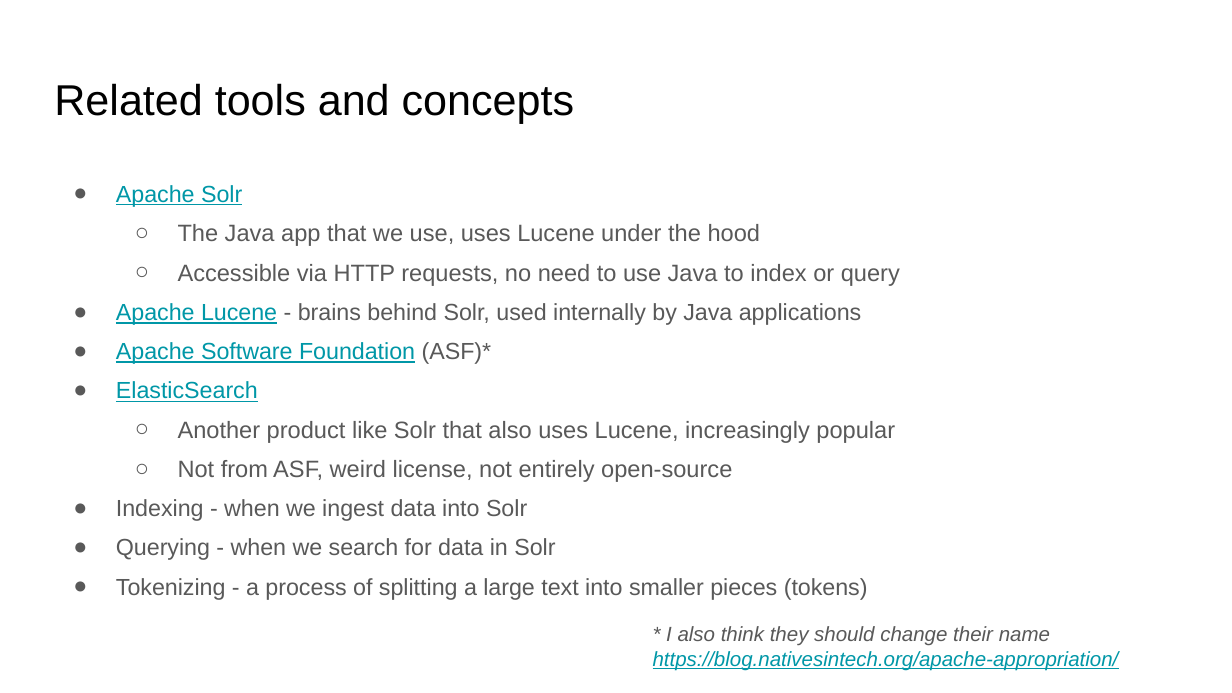
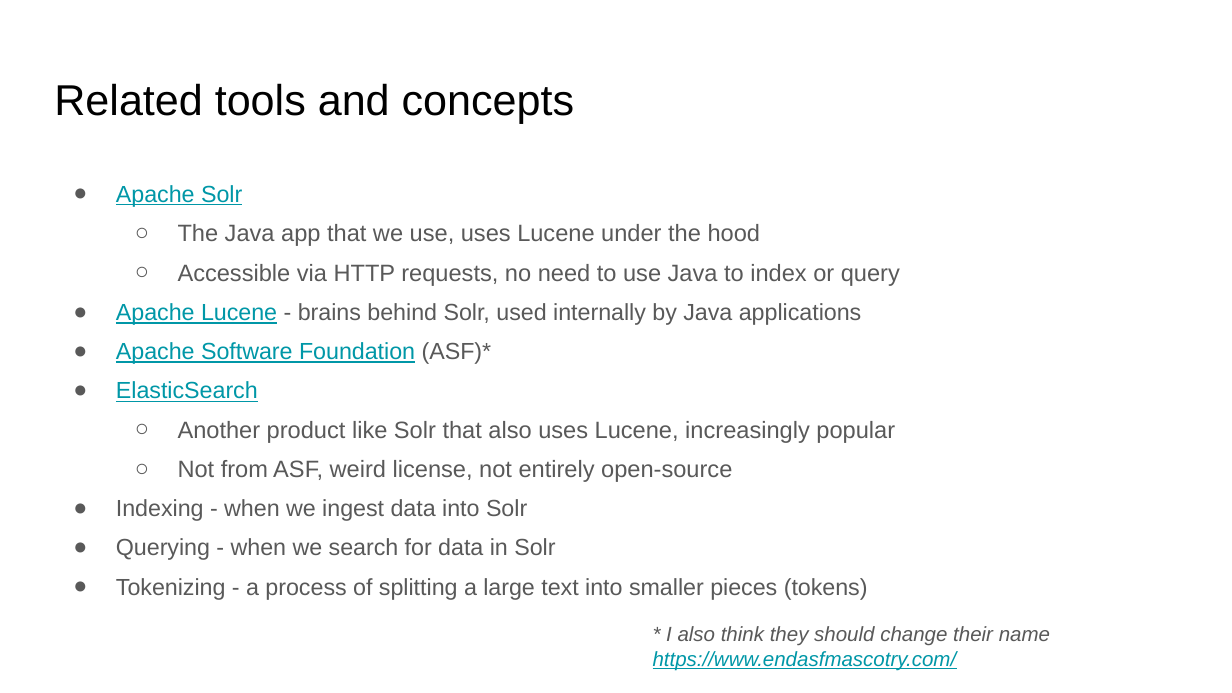
Before and after one commit to hectorcorrea/solr-for-newbies, a slide deck: slide 8 of slides.pptx (slide 7 before the commit). Drawn at 1232x693 pixels with LibreOffice and Linux fonts; fonts in the diff are those of the drawing. Boxes give left, top, right and bottom in pixels: in the first picture for what was removed or moved away, otherwise in the second. Text is boxed around its words. In the diff, an @@ line names an element or a change of style, - is before the commit and + after.

```diff
--- a/slides.pptx
+++ b/slides.pptx
@@ text at (x1=653, y1=651, x2=957, y2=671): text changed @@
-https://blog.nativesintech.org/apache-appropriation/
+https://www.endasfmascotry.com/
```
Also in this commit, not shown: 1 other slide changed, 1 slide added, 1 slide removed, 5 other files.
